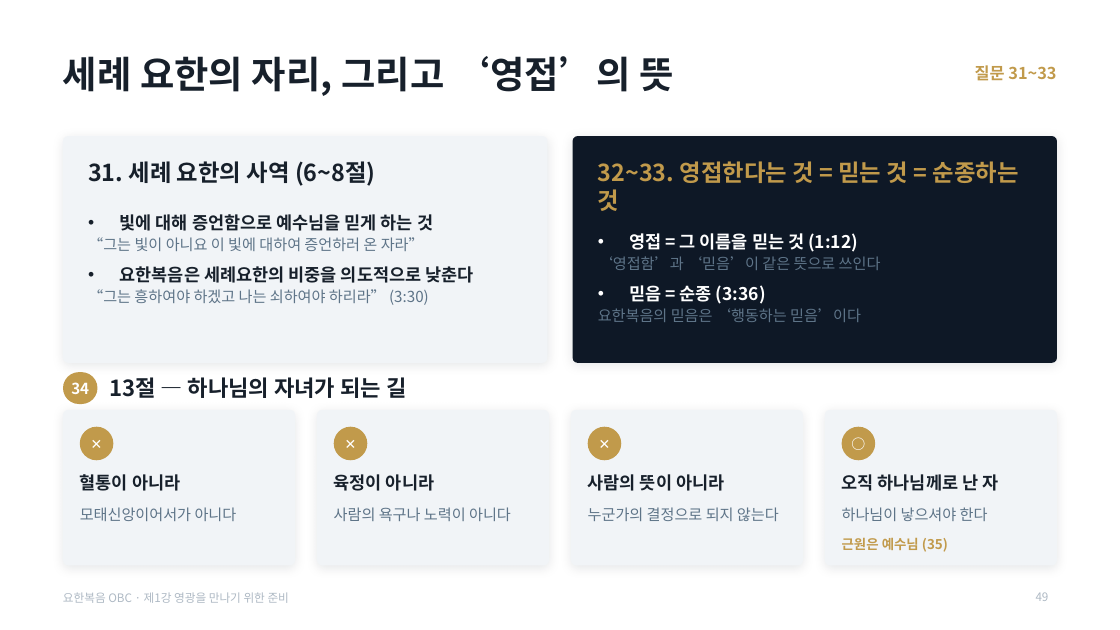
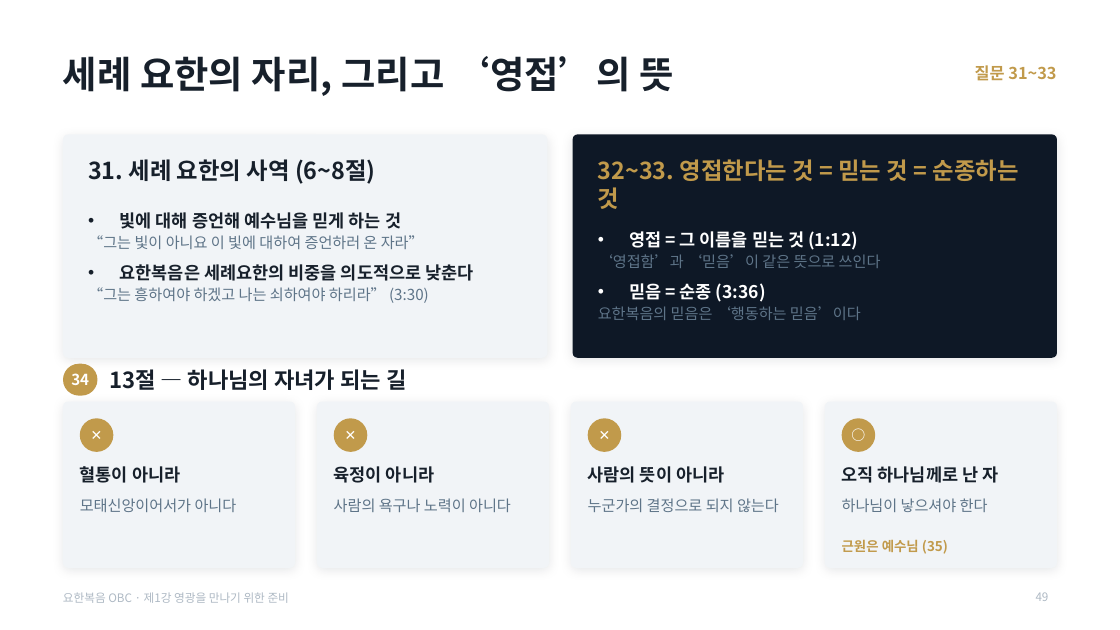
Before and after one commit to mio-modu/bible_GospelofJohn, a slide deck: slide 49 of dist/요한복음_1강_영광을_만나기_위한_준비.pptx. Drawn at 1120x630 pixels with LibreOffice and Linux fonts; fonts in the diff are those of the drawing. Boxes give left, top, right and bottom in pixels: in the first picture for what was removed or moved away, otherwise in the second. Text is boxed around its words. In the diff, an @@ line names an element or a change of style, - is before the commit and + after.

```diff
--- a/dist/요한복음_1강_영광을_만나기_위한_준비.pptx
+++ b/dist/요한복음_1강_영광을_만나기_위한_준비.pptx
@@ rounded rectangle: place and size @@
-rounded rectangle at bbox=[63, 136, 548, 363]
+rounded rectangle at bbox=[63, 134, 548, 358]
@@ rounded rectangle: place and size @@
-rounded rectangle at bbox=[573, 136, 1058, 363]
+rounded rectangle at bbox=[573, 134, 1058, 358]
@@ text at bbox=[120, 212, 401, 229]: text changed @@
-• 빛에 대해 증언함으로 예수님을 믿게 하는 것
+• 빛에 대해 증언해 예수님을 믿게 하는 것
@@ rounded rectangle: place and size @@
-rounded rectangle at bbox=[63, 410, 295, 565]
+rounded rectangle at bbox=[63, 402, 295, 568]
@@ rounded rectangle: place and size @@
-rounded rectangle at bbox=[317, 410, 549, 565]
+rounded rectangle at bbox=[317, 402, 549, 568]
@@ rounded rectangle: place and size @@
-rounded rectangle at bbox=[571, 410, 803, 565]
+rounded rectangle at bbox=[571, 402, 803, 568]
@@ proportions changed in 6 elements at bbox=[63, 134, 548, 358], bbox=[573, 134, 1058, 358], bbox=[63, 402, 295, 568], bbox=[317, 402, 549, 568], bbox=[571, 402, 803, 568], bbox=[825, 402, 1057, 568] @@
@@ rounded rectangle: place and size @@
-rounded rectangle at bbox=[825, 410, 1057, 565]
+rounded rectangle at bbox=[825, 402, 1057, 568]
@@ 10 texts, 4 ellipses, 1 rounded rectangle: place and size @@
-10 texts, 4 ellipses, 1 rounded rectangle at bbox=[63, 372, 998, 491]
+10 texts, 4 ellipses, 1 rounded rectangle at bbox=[63, 364, 998, 483]
@@ text "모태신앙이어서가 아니다": place and size @@
-text "모태신앙이어서가 아니다" at bbox=[80, 507, 237, 521]
+text "모태신앙이어서가 아니다" at bbox=[80, 498, 237, 512]
@@ text "사람의 욕구나 노력이 아니다": place and size @@
-text "사람의 욕구나 노력이 아니다" at bbox=[334, 507, 511, 521]
+text "사람의 욕구나 노력이 아니다" at bbox=[334, 498, 511, 512]
@@ text "누군가의 결정으로 되지 않는다": place and size @@
-text "누군가의 결정으로 되지 않는다" at bbox=[588, 507, 779, 521]
+text "누군가의 결정으로 되지 않는다" at bbox=[588, 498, 779, 512]
@@ text "하나님이 낳으셔야 한다": place and size @@
-text "하나님이 낳으셔야 한다" at bbox=[842, 507, 988, 521]
+text "하나님이 낳으셔야 한다" at bbox=[842, 498, 988, 512]
```
Also in this commit, not shown: 18 other slides changed, 6 other files.
